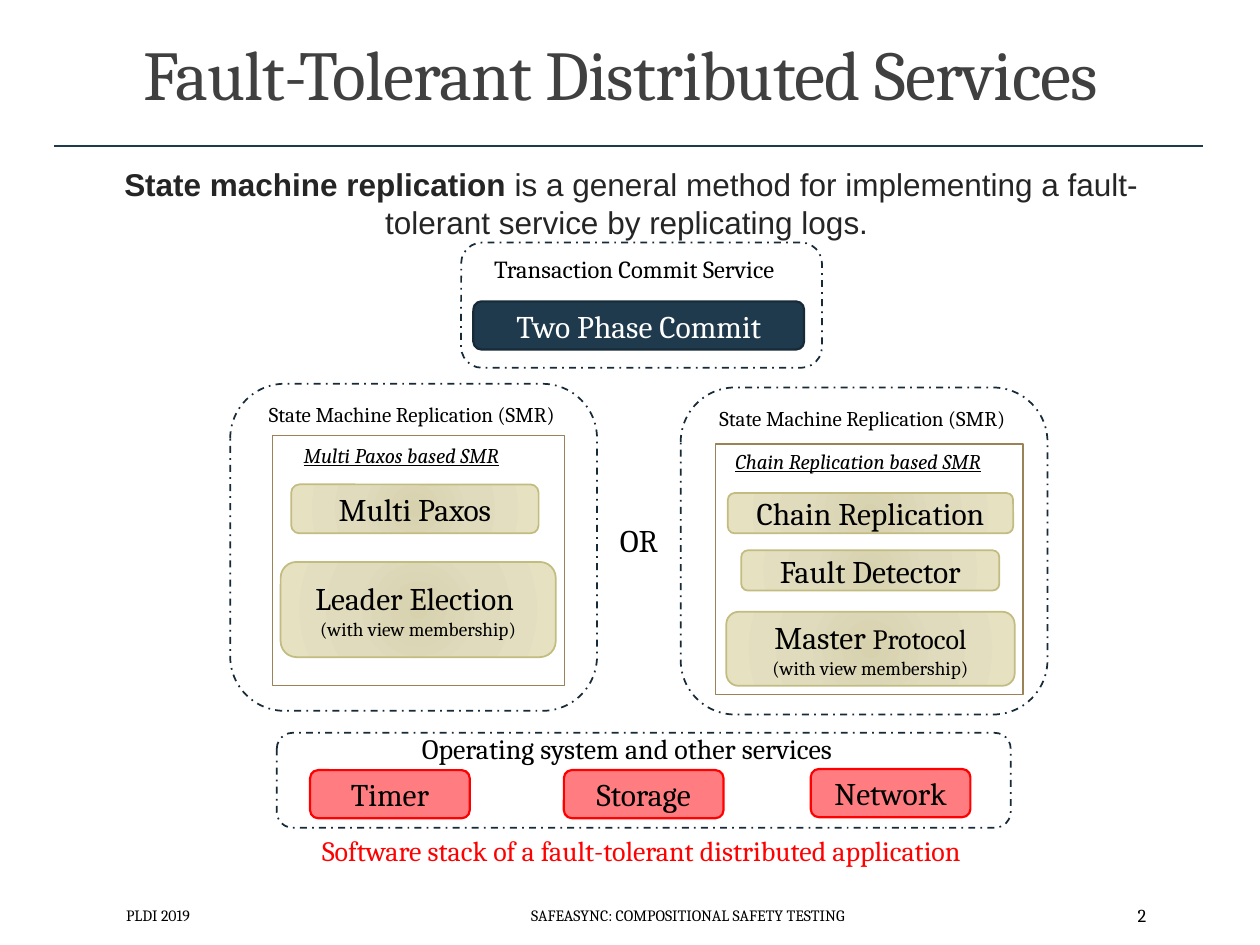
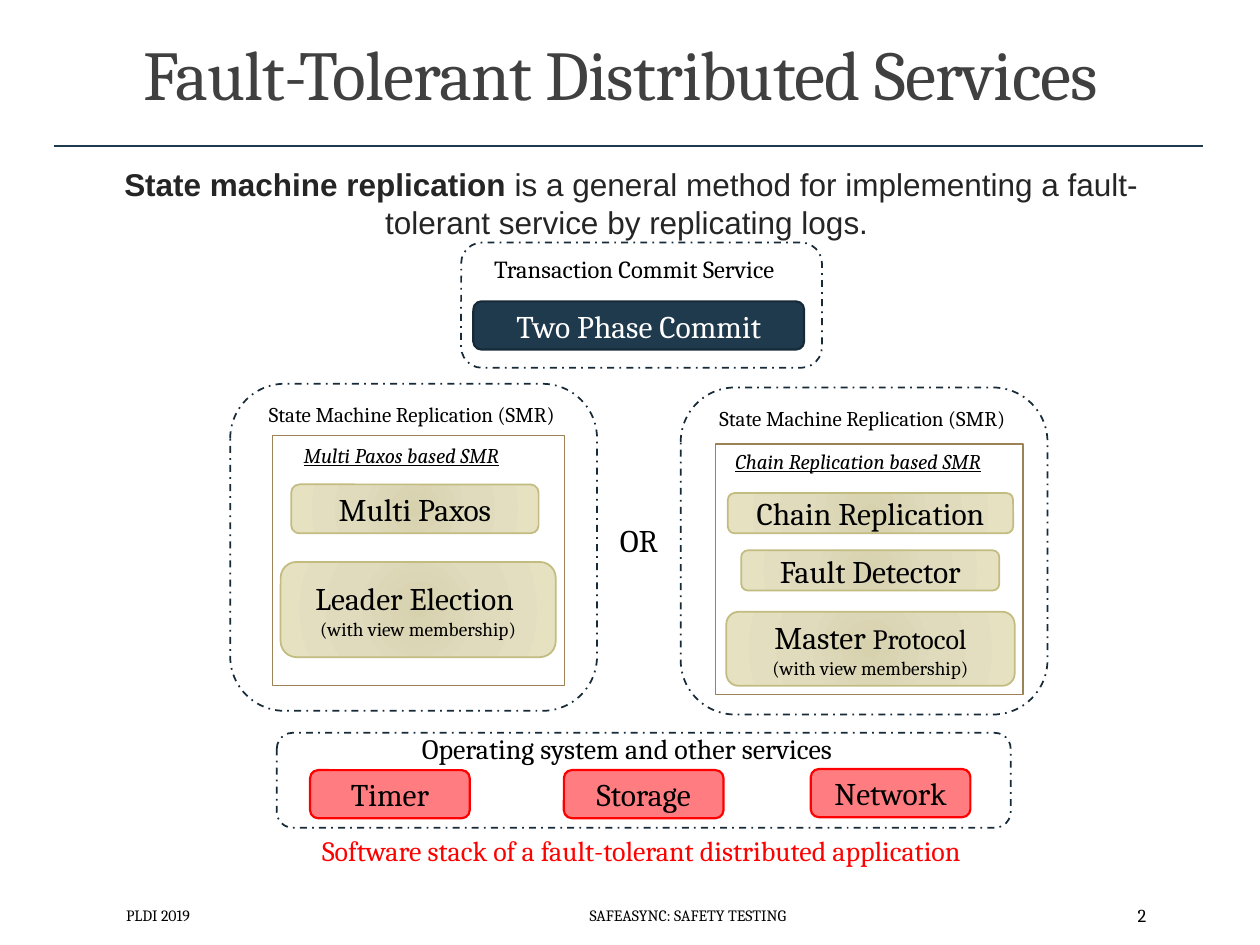
Before and after one commit to p-org/plditutorial, a slide deck: slide 2 of Presentations/MonolithicSafetyTesting.pptx. Drawn at 1260x945 pixels with LibreOffice and Linux fonts; fonts in the diff are those of the drawing. Boxes give left, top, right and bottom in pixels: in the first picture for what was removed or moved away, otherwise in the second. Text is boxed around its words. In the diff, an @@ line names an element or a change of style, - is before the commit and + after.

```diff
--- a/Presentations/MonolithicSafetyTesting.pptx
+++ b/Presentations/MonolithicSafetyTesting.pptx
@@ text at (590, 910, 786, 921): text changed @@
-SAFEASYNC: COMPOSITIONAL SAFETY TESTING
+SAFEASYNC: SAFETY TESTING
```
Also in this commit, not shown: 20 other slides changed, 2 slides removed, 12 other files.
